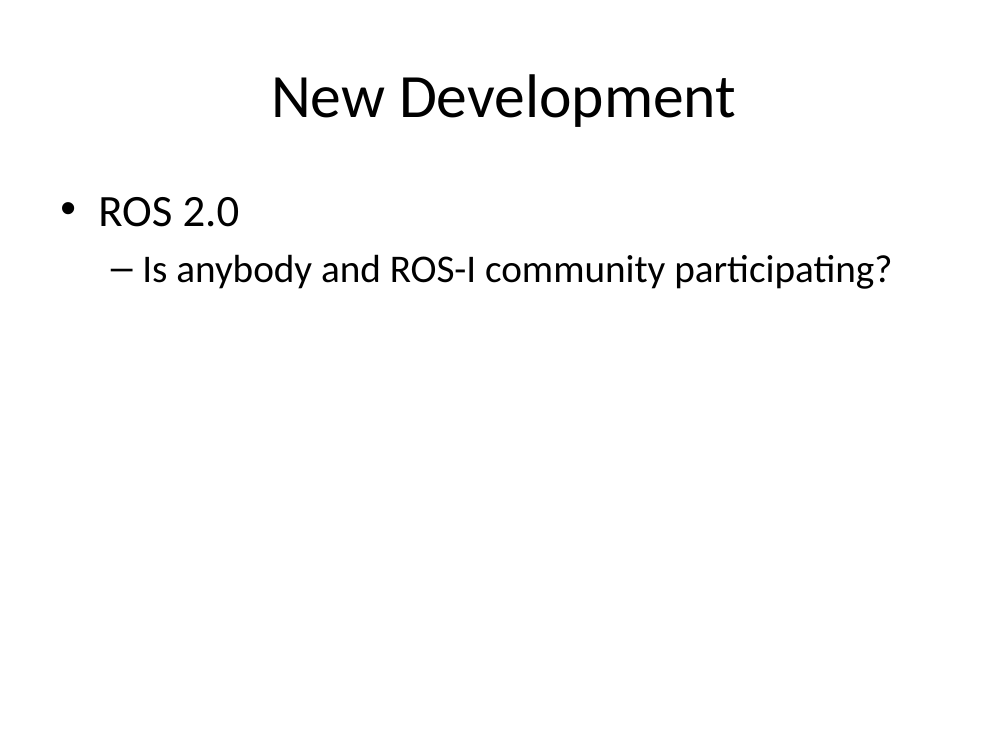
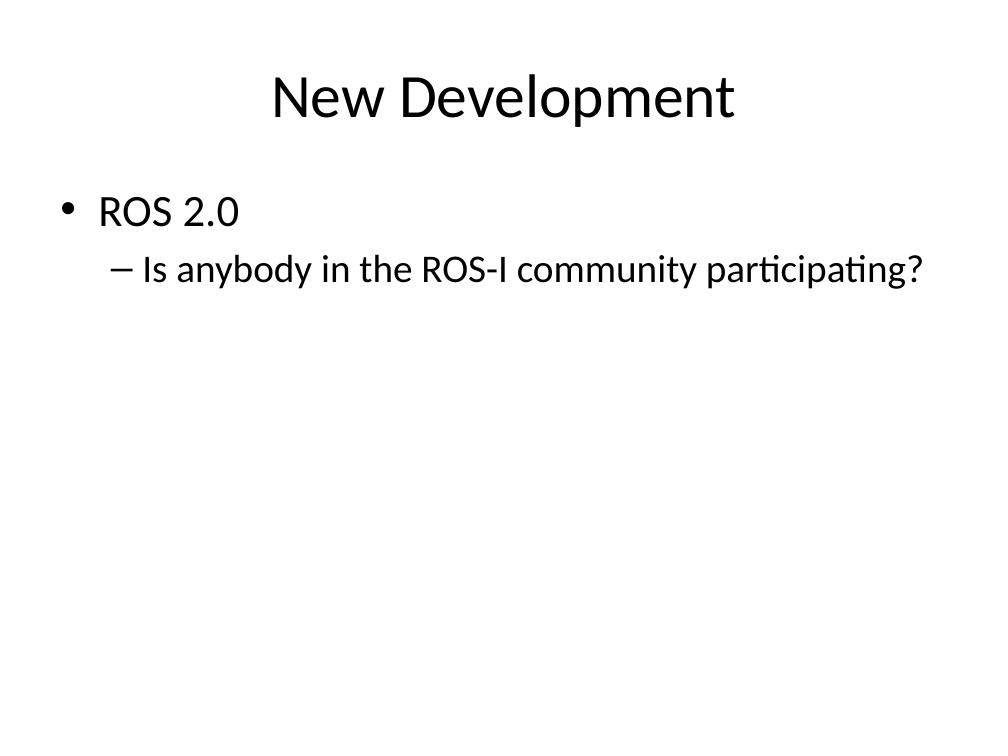
Before and after one commit to ros-industrial/ros_industrial_meetings, a slide deck: slide 11 of developer_meeting_notes/2015_12_08/meeting_agenda.pptx (slide 8 before the commit). Drawn at 1008x756 pixels with LibreOffice and Linux fonts; fonts in the diff are those of the drawing. Boxes give left, top, right and bottom in pixels: in the first picture for what was removed or moved away, otherwise in the second. Text is boxed around its words. In the diff, an @@ line names an element or a change of style, - is before the commit and + after.

```diff
--- a/developer_meeting_notes/2015_12_08/meeting_agenda.pptx
+++ b/developer_meeting_notes/2015_12_08/meeting_agenda.pptx
@@ text at bbox=[142, 254, 924, 289]: text changed @@
-  – Is anybody and ROS-I community participating?
+  – Is anybody in the ROS-I community participating?
```
Also in this commit, not shown: 6 other slides changed, 3 slides added.
